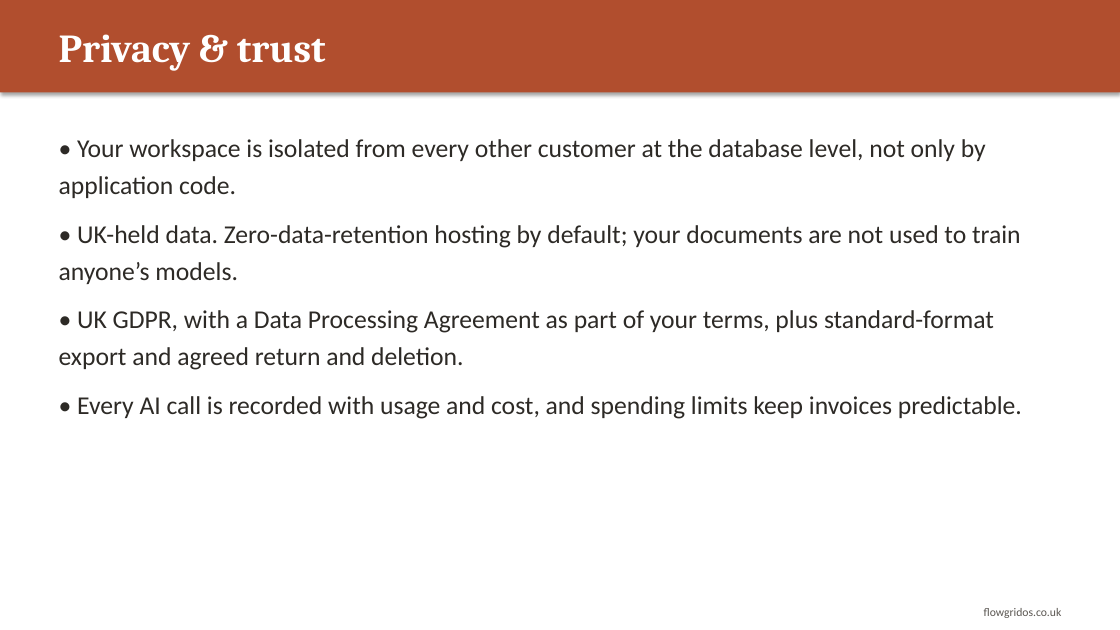
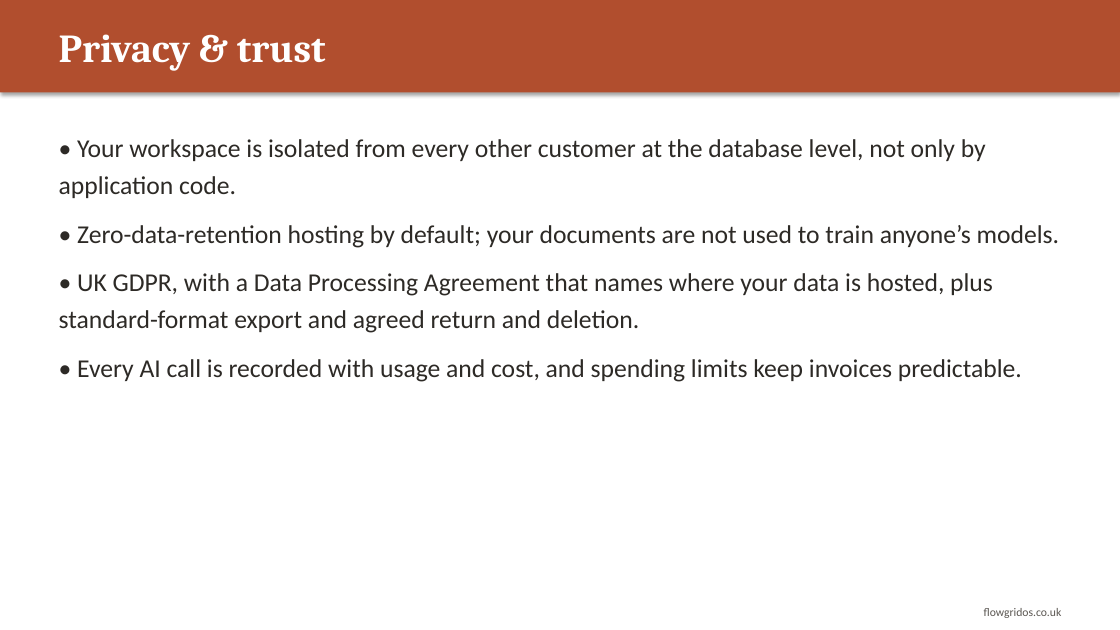
Before and after one commit to CliveStruv56/operations-engine, a slide deck: slide 5 of docs/flowgrid-os-customer-deck.pptx. Drawn at 1120x630 pixels with LibreOffice and Linux fonts; fonts in the diff are those of the drawing. Boxes give left, top, right and bottom in pixels: in the first picture for what was removed or moved away, otherwise in the second. Text is boxed around its words. In the diff, an @@ line names an element or a change of style, - is before the commit and + after.

```diff
--- a/docs/flowgrid-os-customer-deck.pptx
+++ b/docs/flowgrid-os-customer-deck.pptx
@@ text at [59, 225, 1060, 333]: text changed @@
-• UK-held data. Zero-data-retention hosting by default; your documents are not used to train anyone’s models.
-• UK GDPR, with a Data Processing Agreement as part of your terms, plus standard-format export and agreed return and deletion.
+• Zero-data-retention hosting by default; your documents are not used to train anyone’s models.
+• UK GDPR, with a Data Processing Agreement that names where your data is hosted, plus standard-format export and agreed return and deletion.
```
Also in this commit, not shown: 2 other files.
